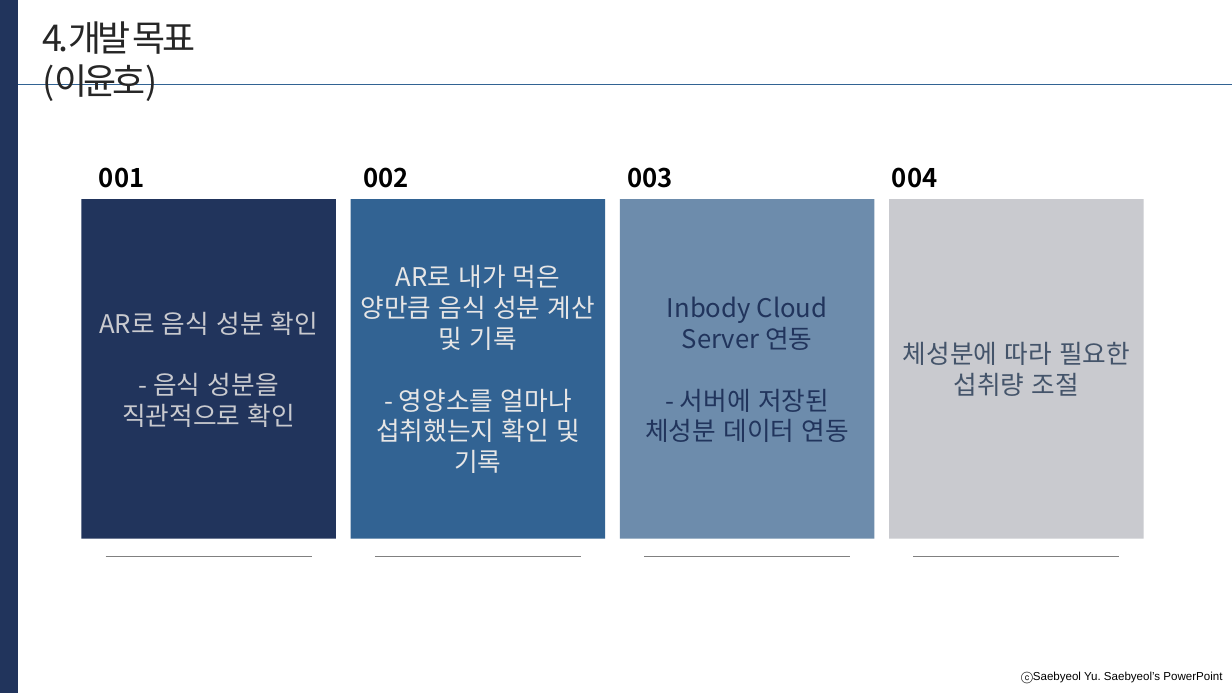
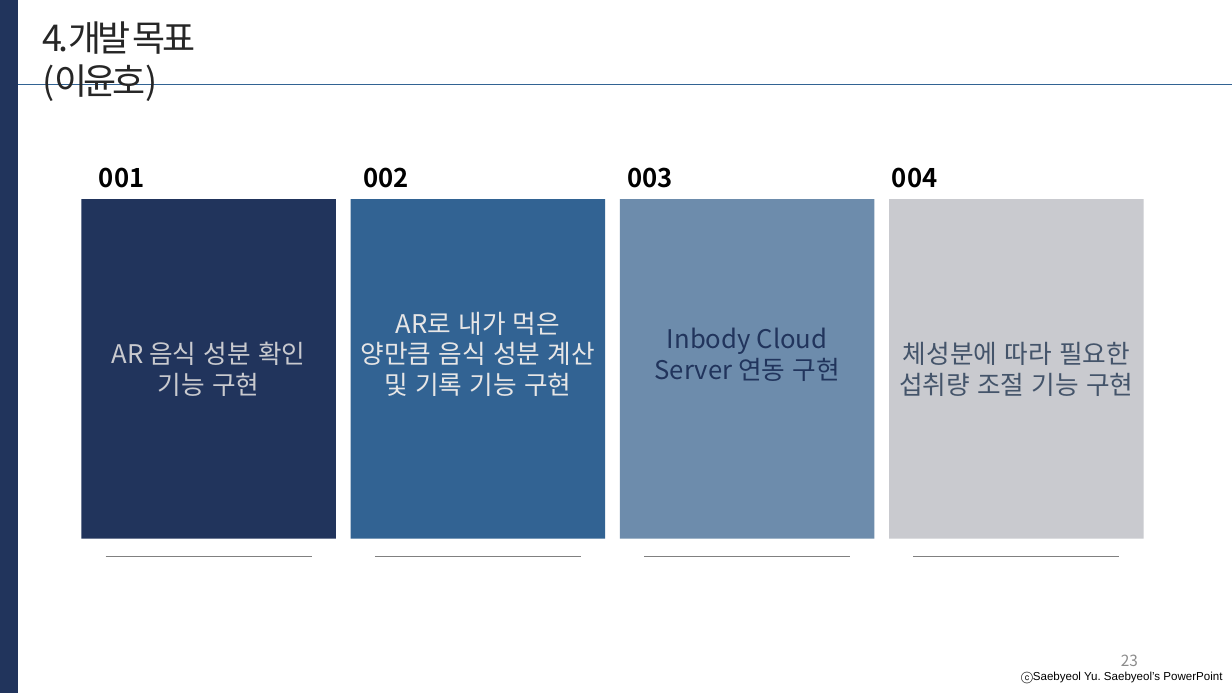
Before and after one commit to developerYHLee/University_Homework, a slide deck: slide 23 of 기말과제.pptx. Drawn at 1232x693 pixels with LibreOffice and Linux fonts; fonts in the diff are those of the drawing. Boxes give left, top, right and bottom in pixels: in the first picture for what was removed or moved away, otherwise in the second. Text is boxed around its words. In the diff, an @@ line names an element or a change of style, - is before the commit and + after.

```diff
--- a/기말과제.pptx
+++ b/기말과제.pptx
@@ text in rectangle at [361,311,595,396]: text changed @@
-AR로 내가 먹은 양만큼 음식 성분 계산 및 기록
-- 영양소를 얼마나 섭취했는지 확인 및 기록
+AR로 내가 먹은 양만큼 음식 성분 계산 및 기록 기능 구현
@@ text in rectangle at [654,328,840,381]: text changed @@
-Inbody Cloud Server 연동
-- 서버에 저장된 체성분 데이터 연동
+Inbody Cloud Server 연동 구현
@@ text in rectangle at [112,341,305,396]: text changed @@
-AR로 음식 성분 확인
-- 음식 성분을 직관적으로 확인
+AR 음식 성분 확인 기능 구현
@@ text in rectangle at [899,342,1133,396]: text changed @@
-체성분에 따라 필요한 섭취량 조절
+체성분에 따라 필요한 섭취량 조절 기능 구현
@@ page number added at [1121,654,1138,666], 12 pt, text #8C8C8C @@
+23
```
Also in this commit, not shown: 37 other slides changed, 1 other file.
